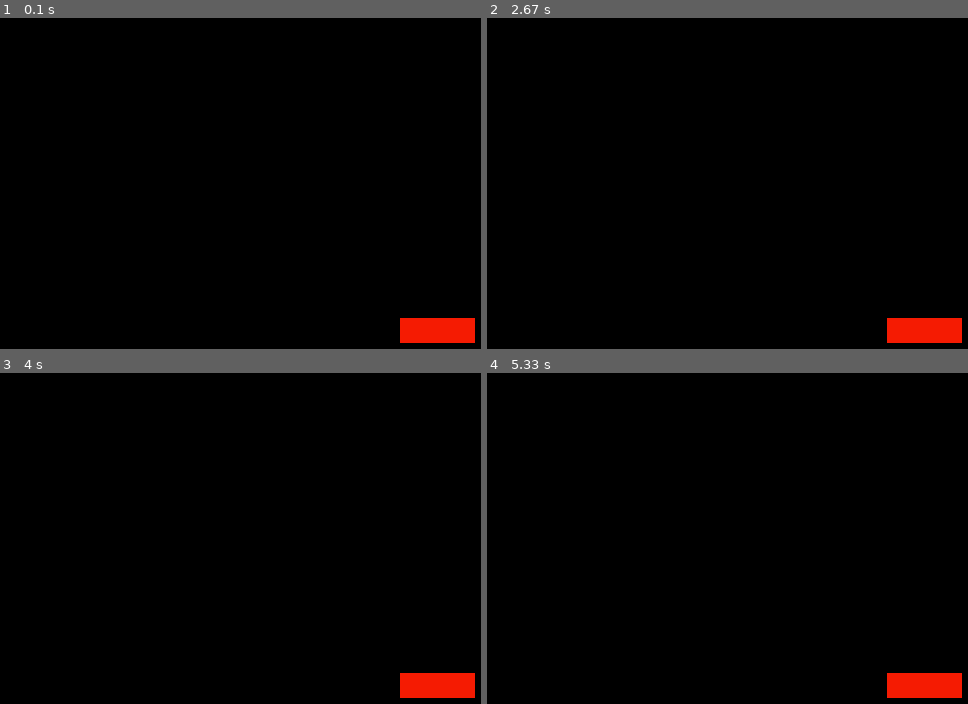
Above: before the commit, frames 1-4 (two rows, left to right).
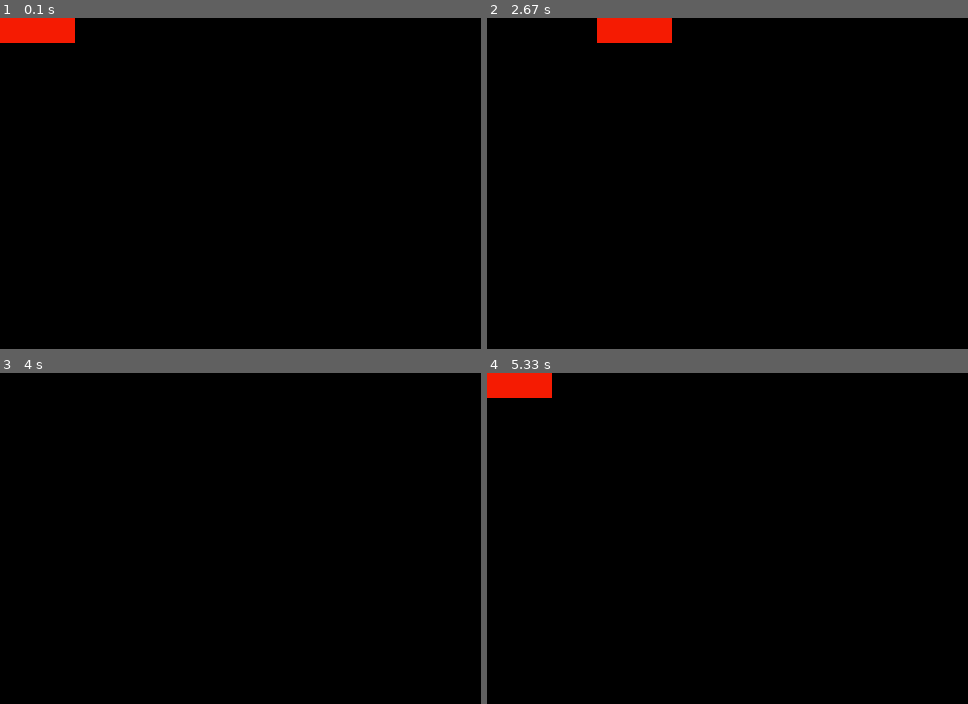
Above: after the commit, the same moments.

Repository: amsdc/retrogame
Game: pygame game, started from run_retrogame.py
The game is run twice, just before and just after one commit, with the same random seed, the same clock (stepped at 60 frames per second) and the same inputs.
Inputs:
- Up to frame 1 (0.1 s): no input
- Up to frame 2 (2.67 s): hold Right 0.33-0.8 s; hold Up 0.83-1.13 s; hold Down 2.23-2.53 s; hold Left from 2.57 s (still down)
- Up to frame 3 (4 s): release Left at 2.97 s; hold Up 3-3.37 s
- Up to frame 4 (5.33 s): hold Down 4.07-4.43 s; hold Left 4.47-4.93 s; hold Right from 4.97 s (still down)

The runs differ from the first frame. In frame 1, 2.4% of the frame differs, in the area x 0-99%, y 0-99%; in frame 2, 2.4%; in frame 3, 1.2%; in frame 4, 2.2%.

Commit message:
Fix positioning issues

Diff:
--- a/retrogame/__init__.py
+++ b/retrogame/__init__.py
@@ -35,24 +35,27 @@
             for event in pygame.event.get():
                 # Did the user hit a key?
                 if event.type == KEYDOWN:
+
                     # Was it the Escape key? If so, stop the loop.
                     if event.key == K_ESCAPE:
                         self.running = False
-                    elif event.key == K_UP:
-                        print("Up presssed")
+                    # elif event.key == K_UP:
+                        # print("Up presssed")
                         # running = False
 
                 # Did the user click the window close button? If so, stop the loop.
                 elif event.type == QUIT:
                     self.running = False
 
-            self.screen.fill((0,0,0))
-
-            self.screen.blit(self.player.surf, (SCREEN_WIDTH/2, SCREEN_HEIGHT/2))
-
             pressed_keys = pygame.key.get_pressed()
 
             self.player.update(pressed_keys)
+
+            self.screen.fill((0,0,0))
+
+            self.screen.blit(self.player.surf, self.player.rect)
+
+
 
             pygame.display.flip()
 
--- a/retrogame/sprites.py
+++ b/retrogame/sprites.py
@@ -19,8 +19,10 @@
 
     def update(self, pressed_keys):
         if pressed_keys[K_UP]:
+            print("UP")
             self.rect.move_ip(0, -5)
         if pressed_keys[K_DOWN]:
+            print("DN")
             self.rect.move_ip(0, 5)
         if pressed_keys[K_LEFT]:
             self.rect.move_ip(-5, 0)
